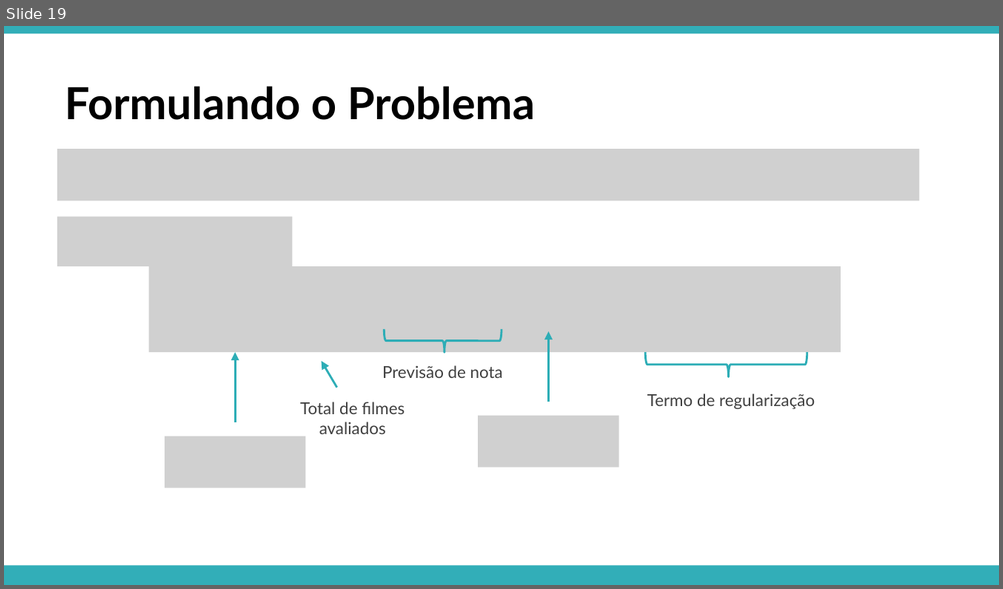
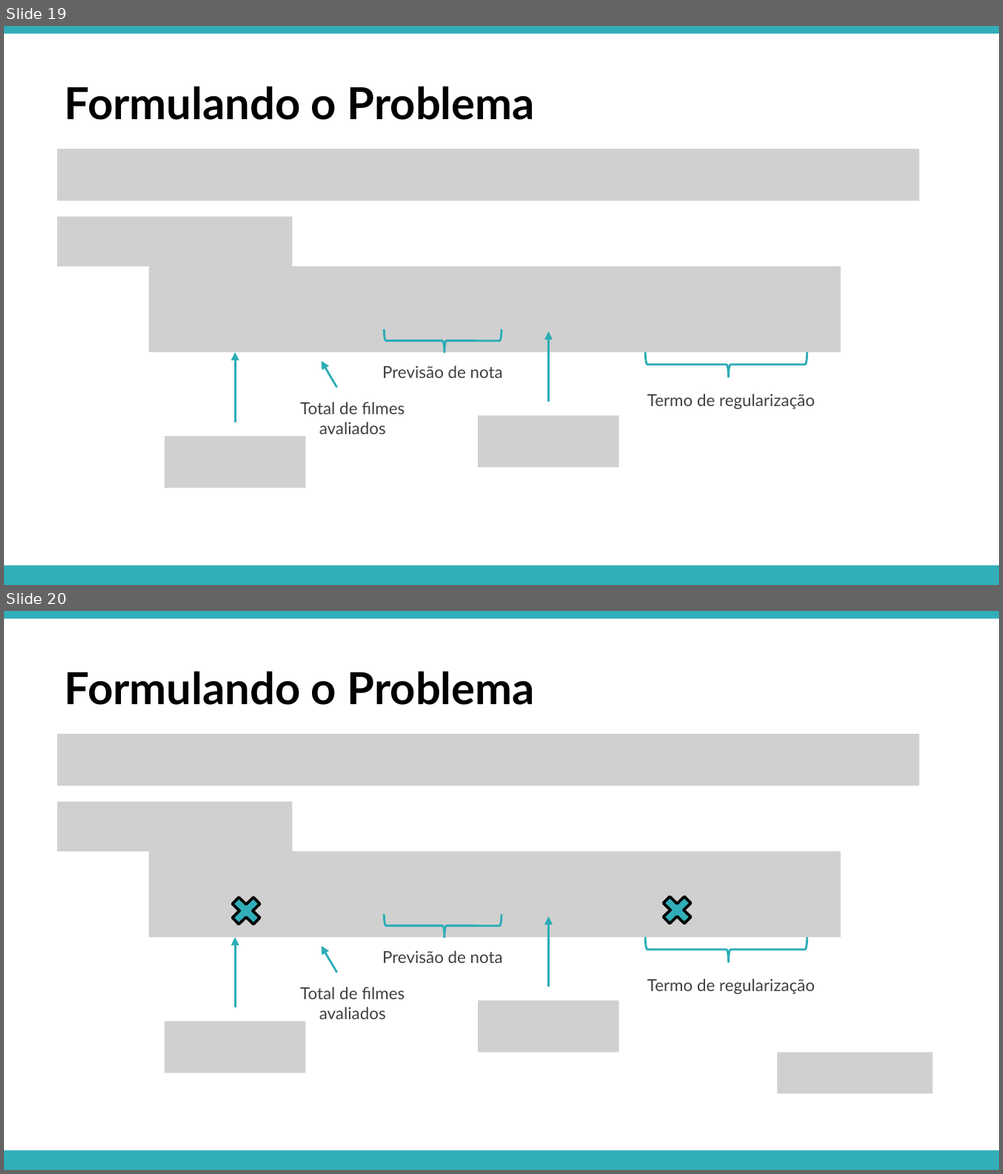
Before and after one commit to APILASTRI/coursera-stanford, a slide deck: machine-learning/notations/semana-9/presentation/15-recommender-systems.pptx. Shown one above the other, each under a label of ours: slide 19 before the commit, slides 19 and 20 after it. The pictures are 1003x589 and 1003x1174 pixels, drawn with LibreOffice and Linux fonts; fonts in the diff are those of the drawing; grey boxes stand for pictures. Boxes give left, top, right and bottom in pixels: in the first picture for what was removed or moved away, otherwise in the second. Text is boxed around its words. In the diff, an @@ line names an element or a change of style, - is before the commit and + after.

```diff
--- a/machine-learning/notations/semana-9/presentation/15-recommender-systems.pptx
+++ b/machine-learning/notations/semana-9/presentation/15-recommender-systems.pptx
@@ slide 20 added at box(4, 611, 999, 1170), background #FFFFFF; not listed: 2 template elements that a slide beside it also shows @@
@@ text added at box(65, 671, 535, 705), 32 pt, text #000000, bold @@
+Formulando o Problema
@@ picture added at box(58, 735, 920, 786) @@
@@ picture added at box(58, 802, 293, 851) @@
@@ picture added at box(149, 851, 840, 937) @@
@@ cross added at box(226, 891, 267, 930), fill #32AEB8, outline #000000 2 pt @@
@@ cross added at box(657, 891, 697, 929), fill #32AEB8, outline #000000 2 pt @@
@@ right brace added at box(384, 915, 501, 938), outline #2EADB7 1.5 pt @@
@@ arrow added from (548, 987) to (548, 917), #2EADB7 1.5 pt @@
@@ arrow added from (235, 1008) to (235, 937), #2EADB7 1.5 pt @@
@@ right brace added at box(645, 937, 807, 962), outline #2EADB7 1.5 pt @@
@@ arrow added from (337, 973) to (321, 946), #2EADB7 1.5 pt @@
@@ text added at box(382, 951, 503, 963), 12 pt, text #404040 @@
+Previsão de nota
@@ text added at box(300, 987, 404, 1019), 12 pt, text #404040 @@
+Total de filmes avaliados
@@ text added at box(647, 979, 814, 994), 12 pt, text #404040 @@
+Termo de regularização
@@ picture added at box(478, 1001, 619, 1053) @@
@@ picture added at box(164, 1022, 305, 1073) @@
@@ picture added at box(777, 1053, 932, 1094) @@
```
Also in this commit, not shown: 22 other slides added.
